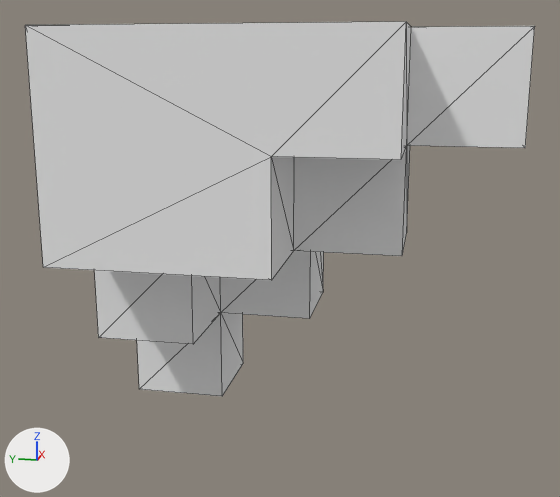
The OBJ model NaturalSelectionEditor/Assets/SampleSceneAssets/Art/Bunny-Bits/(White)/Bunny-Bit-2-(White).obj, before and after one commit.
Rendered twice from a 50 mm lens placed at (-0.491, -0.125, 1.675), pointed at (0.209, 0.015, 1.499). Every picture has the same lights, and +X, +Y and +Z are marked at lower left. Mesh edges are drawn as thin lines. Where no turn or scale is listed for an object, it has been applied to the vertices. Vertices at the same position are counted once.

Objects in the first picture: 'Untitled'.
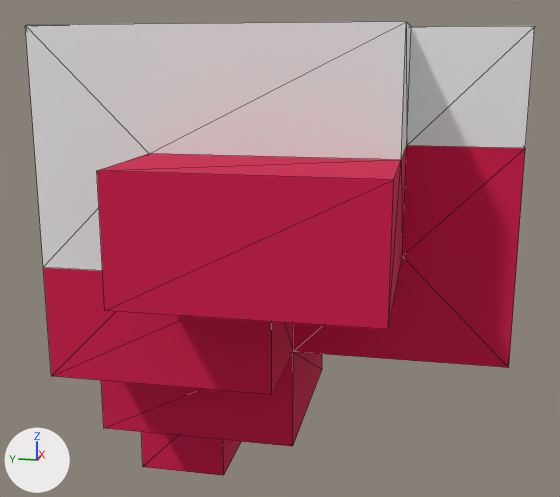
The newer file is also turned or shifted as a whole; pictures and numbers use the older file's frame.

Boxes [x1, y1, x2, y2] around the edits, measured in the pictures (560 x 497 px):
'Untitled', reshaped (21% taller): before [25, 22, 535, 396]; after [25, 22, 535, 476]
part 1 of me_untitled, built on: before [25, 22, 410, 396]; after [25, 22, 525, 476]

The change in detail:
me_untitled is used by ob_untitled; location (0.0, 0.0, 0.0).
me_untitled had 39 vertices, 74 faces and spanned x 0.1..0.4, y -0.2..0.2, z 1.3..1.7.
me_untitled now has 53 vertices, 102 faces and spans x 0.0..0.4, y -0.2..0.2, z 1.2..1.7.
Part 1, on me_untitled:
9 vertices are removed from x 0.1..0.3, y 0.0..0.1, z 1.4..1.6.
46 faces are deleted.
14 vertices are added at x 0.0..0.4, y -0.2..0.1, z 1.3..1.6.
9 new vertices lie (0.0, 0.0, -0.1) away from vertices in x 0.1..0.4, y 0.0..0.2, z 1.3..1.5.
74 new faces join them.
